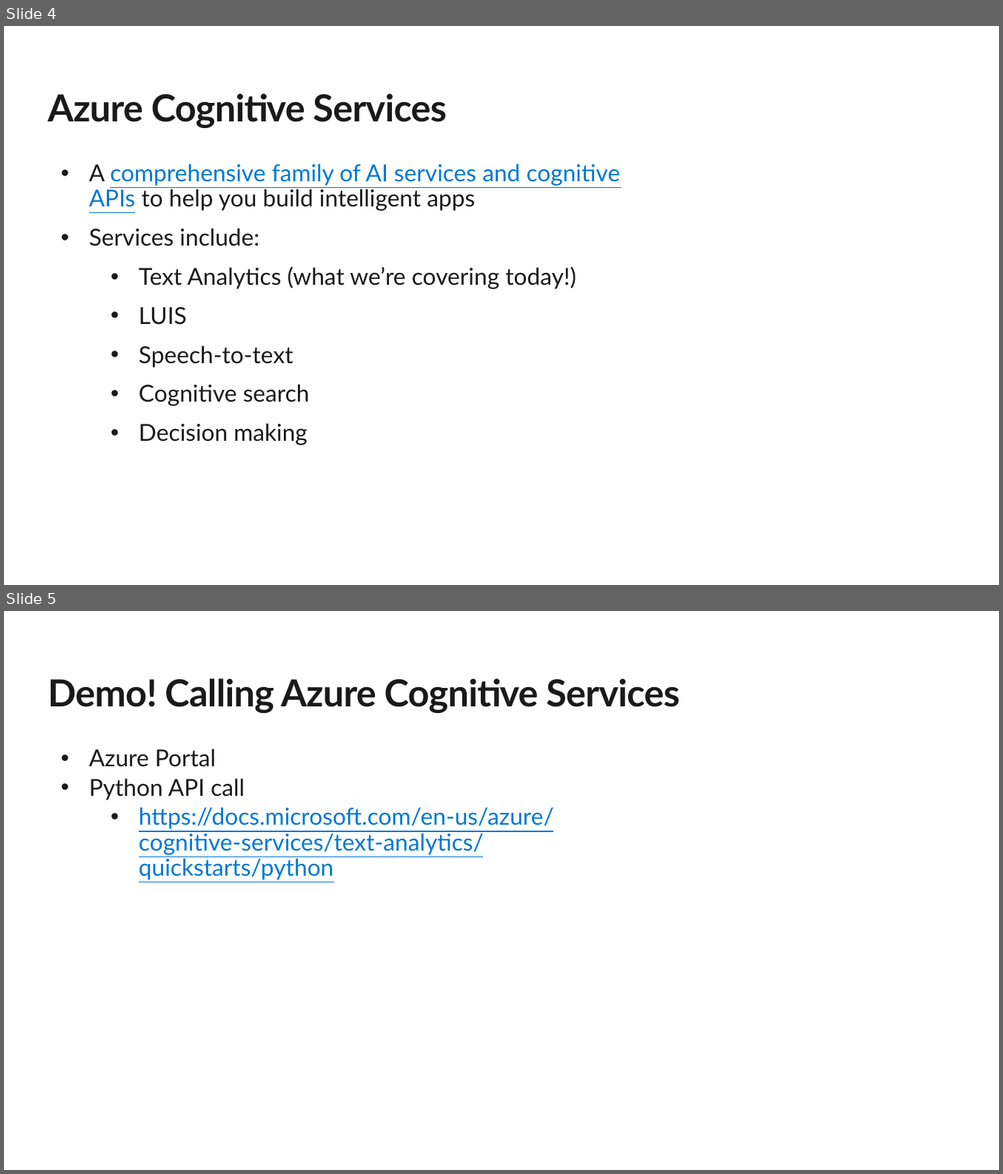
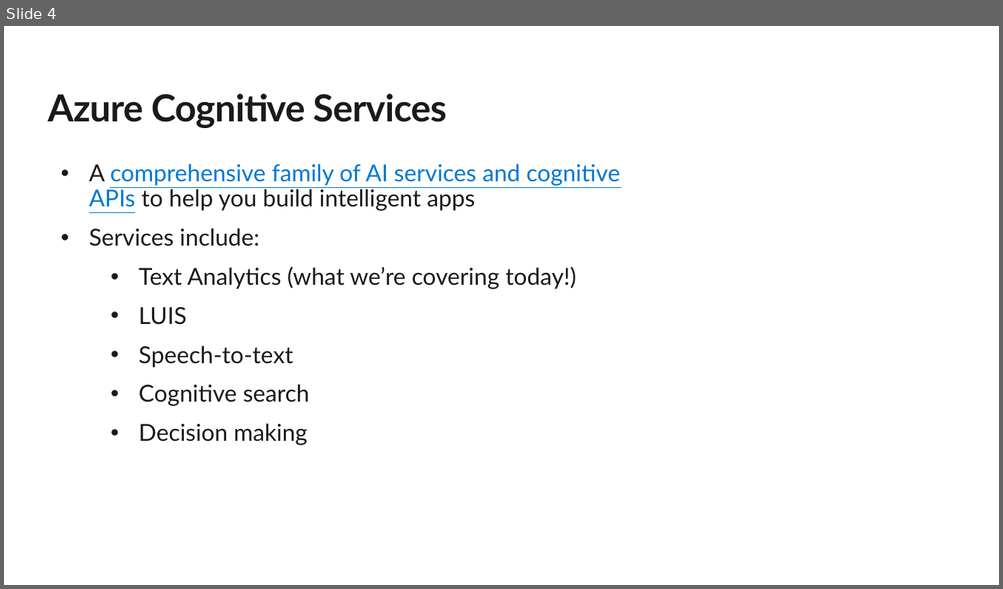
Before and after one commit to evelynluw/ucbazureworkshop, a slide deck: UC Berkeley Datathon Workshop.pptx. Shown one above the other, each under a label of ours: slides 4 and 5 before the commit, slide 4 after it. The pictures are 1003x1174 and 1003x589 pixels, drawn with LibreOffice and Linux fonts; fonts in the diff are those of the drawing; background and template pictures are left out. Boxes give left, top, right and bottom in pixels: in the first picture for what was removed or moved away, otherwise in the second. Text is boxed around its words. In the diff, an @@ line names an element or a change of style, - is before the commit and + after.

```diff
--- a/UC Berkeley Datathon Workshop.pptx
+++ b/UC Berkeley Datathon Workshop.pptx
@@ slide 5 removed at (4, 611, 999, 1170), background #FFFFFF @@
@@ title removed at (48, 678, 680, 713) @@
-Demo! Calling Azure Cognitive Services
@@ text removed at (89, 749, 554, 880) @@
-• Azure Portal
-• Python API call
-  • https://docs.microsoft.com/en-us/azure/cognitive-services/text-analytics/quickstarts/python
```
Also in this commit, not shown: 5 slides changed, 1 slide added.
